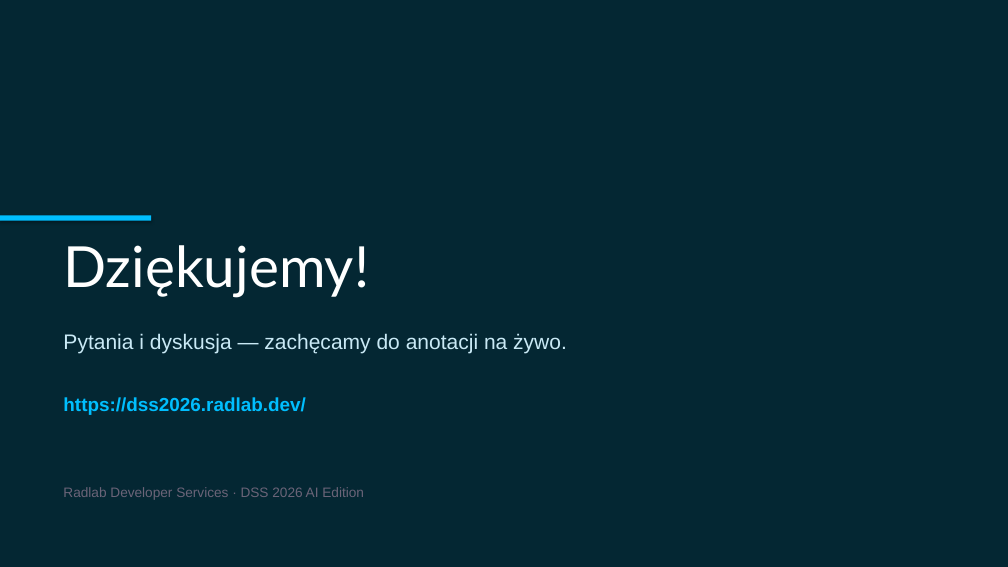
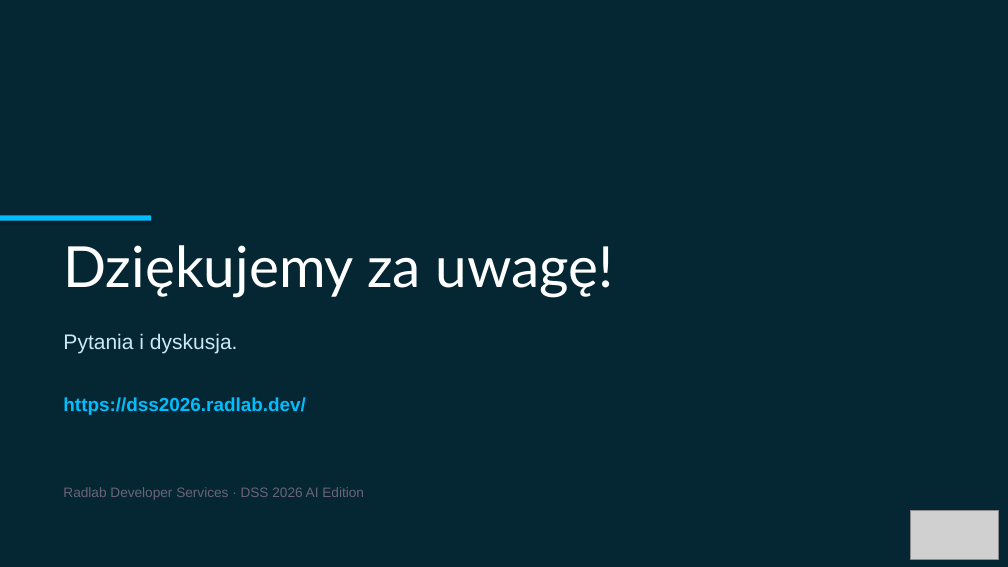
Before and after one commit to radlab-dev-group/.github, a slide deck: slide 28 of conf/DSS_20260618/presentation/pptx/DSS_2026_Tutorial.pptx. Drawn at 1008x567 pixels with LibreOffice and Linux fonts; fonts in the diff are those of the drawing; grey boxes stand for pictures. Boxes give left, top, right and bottom in pixels: in the first picture for what was removed or moved away, otherwise in the second. Text is boxed around its words. In the diff, an @@ line names an element or a change of style, - is before the commit and + after.

```diff
--- a/conf/DSS_20260618/presentation/pptx/DSS_2026_Tutorial.pptx
+++ b/conf/DSS_20260618/presentation/pptx/DSS_2026_Tutorial.pptx
@@ text at (63, 245, 614, 297): text changed @@
-Dziękujemy!
+Dziękujemy za uwagę!
@@ text at (63, 333, 238, 354): text changed @@
-Pytania i dyskusja — zachęcamy do anotacji na żywo.
+Pytania i dyskusja.
@@ picture added at (911, 510, 999, 560) @@
```
Also in this commit, not shown: 10 other slides changed, 1 other file.
